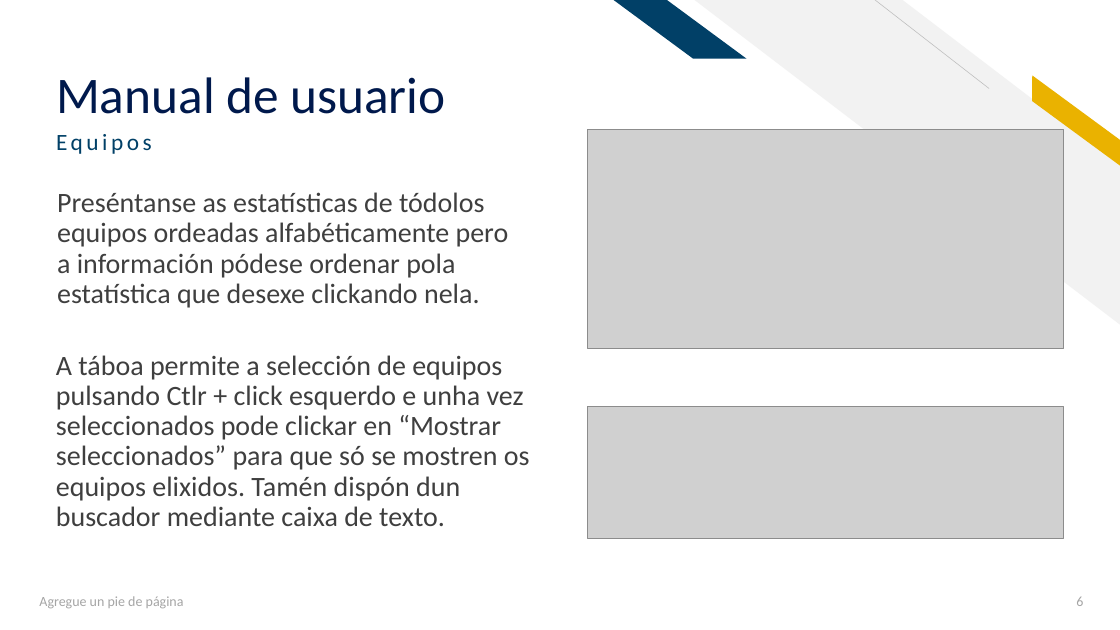
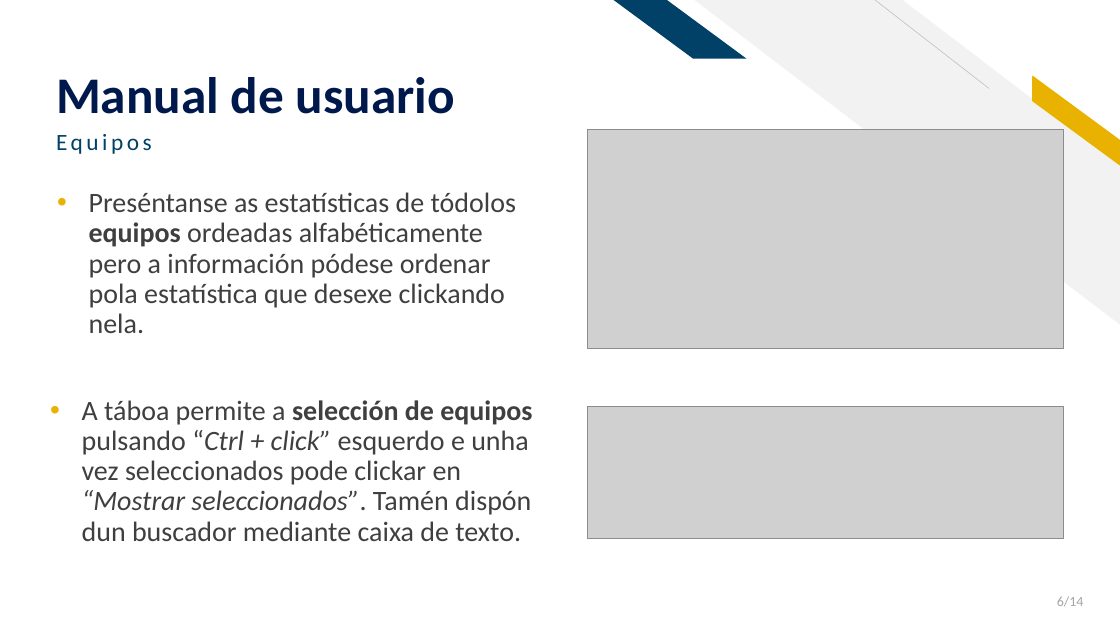
Before and after one commit to dbb-01/CanastraApp, a slide deck: slide 6 of Proxecto.pptx. Drawn at 1120x630 pixels with LibreOffice and Linux fonts; fonts in the diff are those of the drawing; grey boxes stand for pictures. Boxes give left, top, right and bottom in pixels: in the first picture for what was removed or moved away, otherwise in the second. Text is boxed around its words. In the diff, an @@ line names an element or a change of style, - is before the commit and + after.

```diff
--- a/Proxecto.pptx
+++ b/Proxecto.pptx
@@ title "Manual de usuario" at <box>56,77,455,114</box>: bold on @@
@@ text "Preséntanse as estatísticas de tódolos ..." at <box>89,192,516,333</box>: bold on in "equipos"; bullet none to • @@
@@ text at <box>82,400,532,541</box>: text changed @@
-A táboa permite a selección de equipos pulsando Ctlr + click esquerdo e unha vez seleccionados pode clickar en “Mostrar seleccionados” para que só se mostren os equipos elixidos. Tamén dispón dun buscador mediante caixa de texto.
+• A táboa permite a selección de equipos pulsando “Ctrl + click” esquerdo e unha vez seleccionados pode clickar en “Mostrar seleccionados”. Tamén dispón dun buscador mediante caixa de texto.
@@ text removed at <box>39,596,184,608</box> @@
-Agregue un pie de página
@@ page number at <box>1057,596,1084,606</box>: text changed @@
-6
+6/14
```
Also in this commit, not shown: 11 other slides changed, 2 slides added, 1 slide removed.
